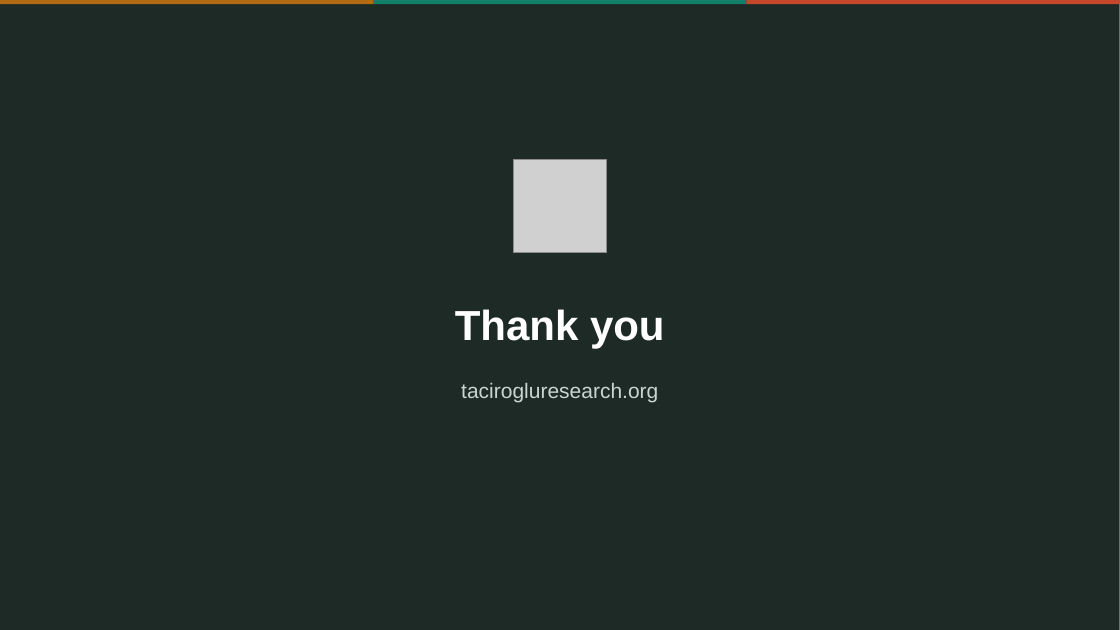
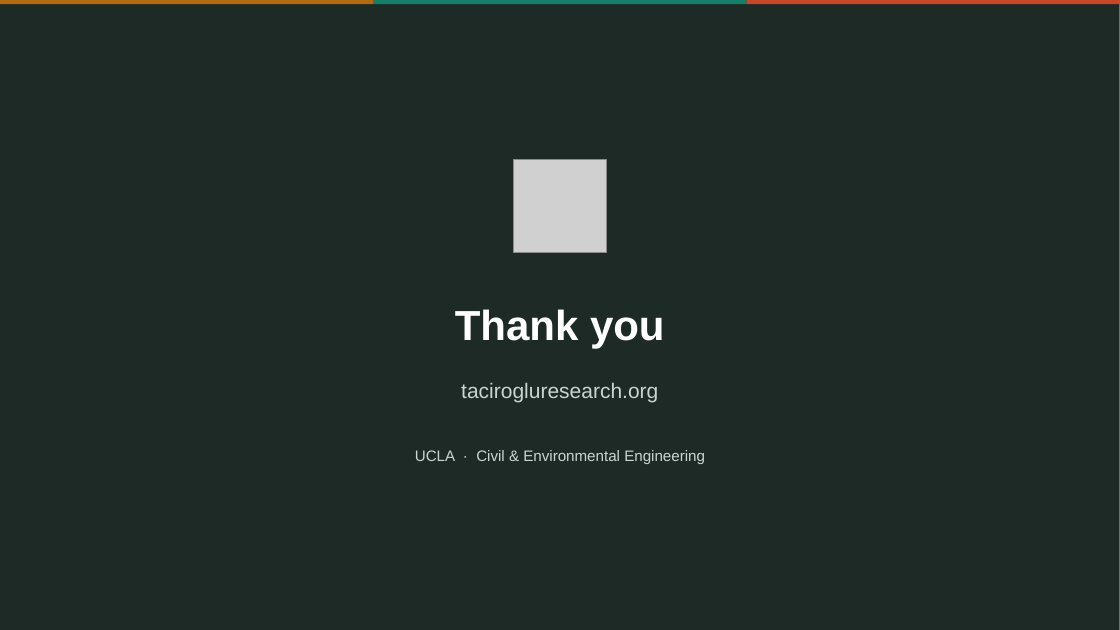
Before and after one commit to TRG-UCLA/templates, a slide deck: slide 5 of TRG-template-site-livery.pptx. Drawn at 1120x630 pixels with LibreOffice and Linux fonts; fonts in the diff are those of the drawing; grey boxes stand for pictures. Boxes give left, top, right and bottom in pixels: in the first picture for what was removed or moved away, otherwise in the second. Text is boxed around its words. In the diff, an @@ line names an element or a change of style, - is before the commit and + after.

Commit message:
Add UCLA mark to both templates

```diff
--- a/TRG-template-site-livery.pptx
+++ b/TRG-template-site-livery.pptx
@@ text added at [415,450,705,464], 13 pt, text #C9D6D0 @@
+UCLA · Civil & Environmental Engineering
```
Also in this commit, not shown: 1 other slide changed, 1 other file.
